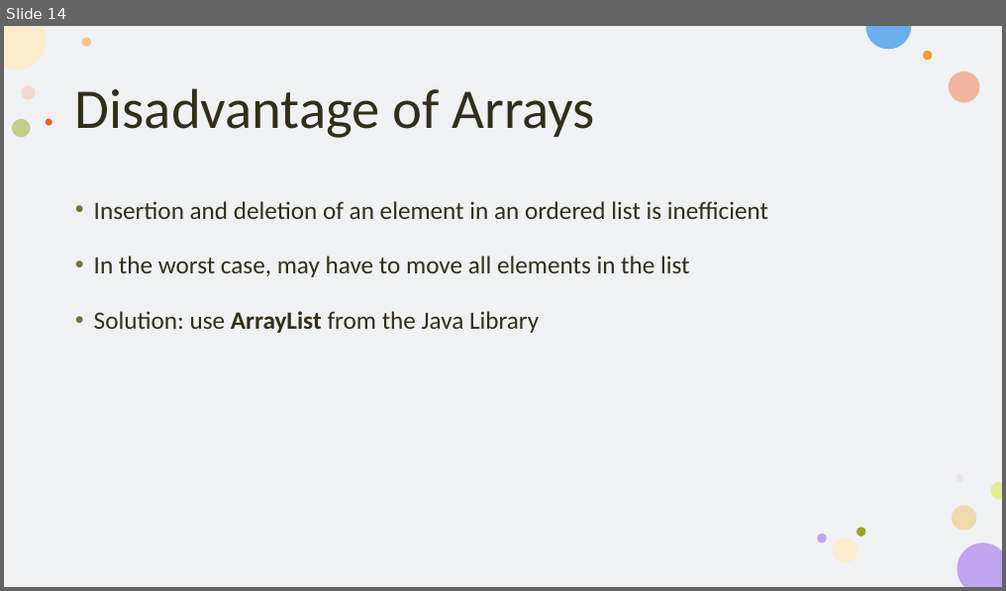
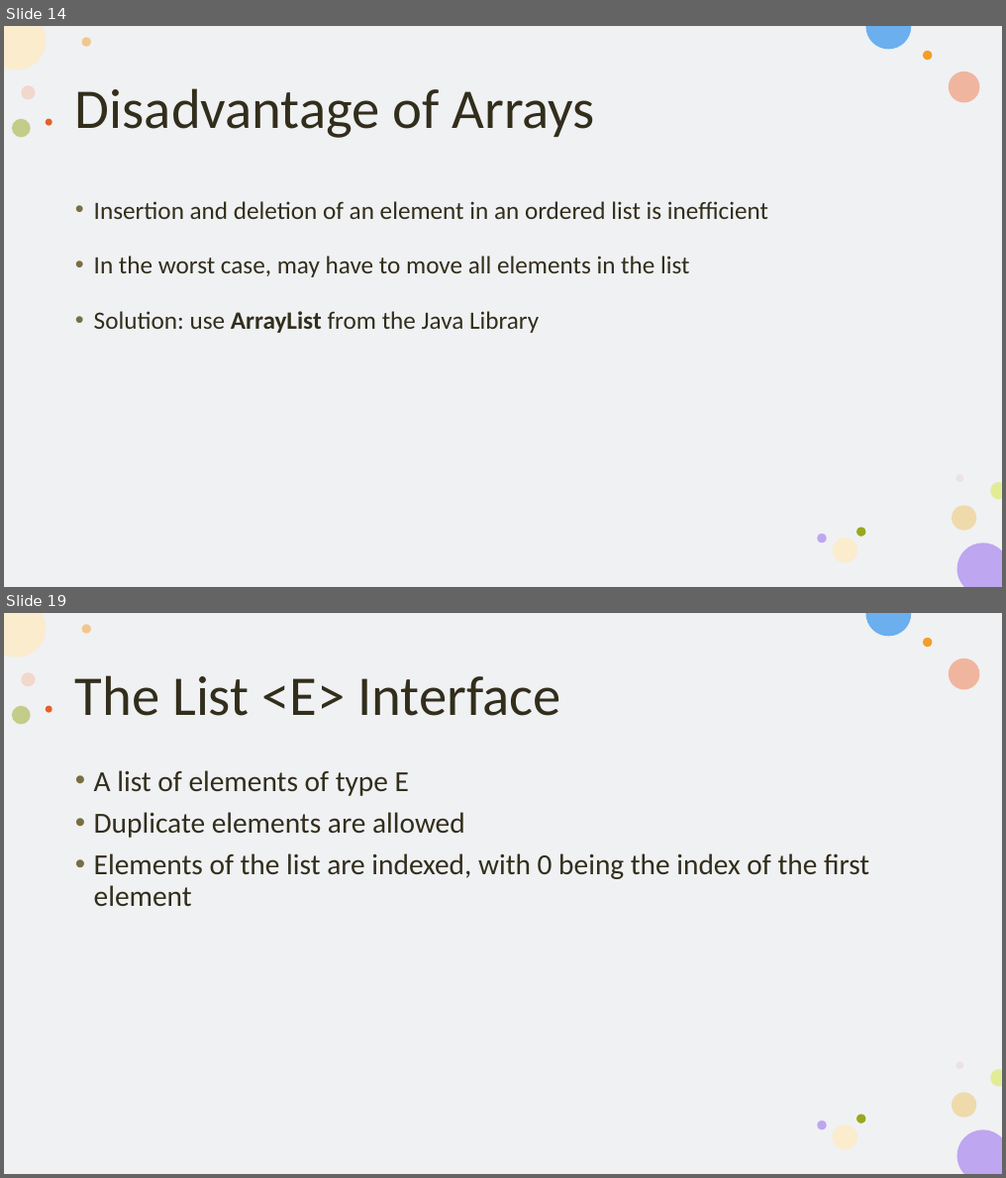
Before and after one commit to KarinaSang/Teaching, a slide deck: AP_Java/Week6/Week6.pptx. Shown one above the other, each under a label of ours: slide 14 before the commit, slides 14 and 19 after it; the slides between them are not shown. The pictures are 1006x591 and 1006x1178 pixels, drawn with LibreOffice and Linux fonts; fonts in the diff are those of the drawing. Boxes give left, top, right and bottom in pixels: in the first picture for what was removed or moved away, otherwise in the second. Text is boxed around its words. In the diff, an @@ line names an element or a change of style, - is before the commit and + after.

```diff
--- a/AP_Java/Week6/Week6.pptx
+++ b/AP_Java/Week6/Week6.pptx
@@ slide 19 added at [4,613,1002,1174], background #FFFFFF; not listed: 16 template elements that a slide beside it also shows @@
@@ title added at [75,675,560,716], 54 pt, text #322E1C @@
+The List <E> Interface
@@ text added at [94,770,869,906], 28 pt, text #322E1C @@
+• A list of elements of type E
+• Duplicate elements are allowed
+• Elements of the list are indexed, with 0 being the index of the first element
```
Also in this commit, not shown: 2 slides changed, 8 other slides added, 5 slides removed, 45 other files.
